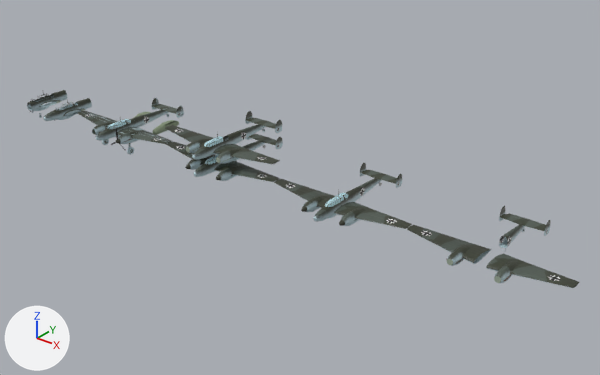
The FBX model Assets/1.Sof Objects/Aircrafts/Bf 110/Bf 110.fbx, before and after one commit.
Before and after are seen from a 50 mm camera at (74.4, -58.9, 37.1) aimed at (21.5, 7.2, -4.0). Lighting does not change. The marker at lower left points along +X, +Y and +Z. Where no turn or scale is listed for an object, it has been applied to the vertices.

The first picture shows 'Bf 110 C Merged Backup', 'Bf 110 C-4 LOD 1', 'Bf 110 C-4 LOD 2', 'Bf 110 C-6 Fuselage Test', 'Bf 110 C-6 LOD 2'.
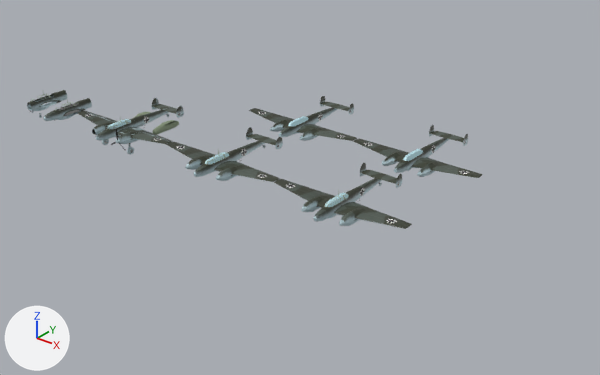
Patch to the scene script:
```diff
--- a/Assets/1.Sof Objects/Aircrafts/Bf 110/Bf 110.fbx.py
+++ b/Assets/1.Sof Objects/Aircrafts/Bf 110/Bf 110.fbx.py
@@ me_circle_036 @@
+me_circle_036.from_pydata(...)  # 278 vertices, 269 faces; spans x -8.0..15.7, y -3.7..8.2, z -0.9..1.2
+# faces by material slot: [254, 15]
+me_circle_036.materials.append(mat_bf_110)  # picture img_bf_110_c_texture_png
+me_circle_036.materials.append(mat_glass)  # cyan #b8dee7
@@ me_circle_025 @@
+me_circle_025.from_pydata(...)  # 269 vertices, 263 faces; spans x -8.0..8.0, y -3.7..8.2, z -0.9..1.2
+# faces by material slot: [248, 15]
+me_circle_025.materials.append(mat_bf_110)  # picture img_bf_110_c_texture_png
+me_circle_025.materials.append(mat_glass)  # cyan #b8dee7
@@ ob_bf_110_c_4_lod_1 @@
-ob_bf_110_c_4_lod_1 = bpy.data.objects.new('Bf 110 C-4 LOD 1', me_circle_166)
-ob_bf_110_c_4_lod_1.location = (16.0, 0.0, 2.0)
@@ ob_bf_110_c_merged_backup @@
-ob_bf_110_c_merged_backup = bpy.data.objects.new('Bf 110 C Merged Backup', me_circle_175)
-ob_bf_110_c_merged_backup.location = (48.0, 4.5, 0.0)
@@ ob_bf_110_c_6_lod_3 @@
+ob_bf_110_c_6_lod_3 = bpy.data.objects.new('Bf 110 C-6 LOD 3', me_circle_036)
+ob_bf_110_c_6_lod_3.location = (32.0, 14.0, 0.0)
@@ ob_bf_110_c_4_lod_3 @@
+ob_bf_110_c_4_lod_3 = bpy.data.objects.new('Bf 110 C-4 LOD 3', me_circle_025)
+ob_bf_110_c_4_lod_3.location = (16.0, 14.0, 0.0)
```

Boxes [x1, y1, x2, y2] around the edits, measured in the pictures (600 x 375 px):
'Bf 110 C Merged Backup', deleted
    before: [407, 206, 579, 288]
'Bf 110 C-4 LOD 1', deleted
    before: [165, 111, 282, 164]
    faces in mat_bf_110 (picture img_bf_110_c_texture_png): [165, 111, 282, 164]
'Bf 110 C-6 LOD 3', added
    after: [353, 125, 483, 178]
    faces in mat_bf_110 (picture img_bf_110_c_texture_png): [353, 125, 483, 178]
    faces in mat_glass (cyan #b8dee7): [403, 149, 423, 161]
'Bf 110 C-4 LOD 3', added
    after: [249, 96, 357, 141]
    faces in mat_bf_110 (picture img_bf_110_c_texture_png): [249, 96, 357, 141]
